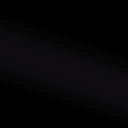
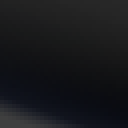
Layered file, before and after one edit (128px x 128px). Changes by layer:
added layer "Gradient Fill 1 copy" (1st of 2) (35%) above "Layer 3" over [0, 0, 128, 128]
added layer "Layer 3" (38%) above "Layer 2" over [0, 0, 128, 120]
hid "Gradient Fill 1 copy" (2nd of 2), painted on it over [0, 8, 128, 128]
hid "Gradient Fill 1 copy 4" over [0, 0, 128, 128]
hid "Gradient Fill 1 copy 3" over [0, 0, 128, 128]
